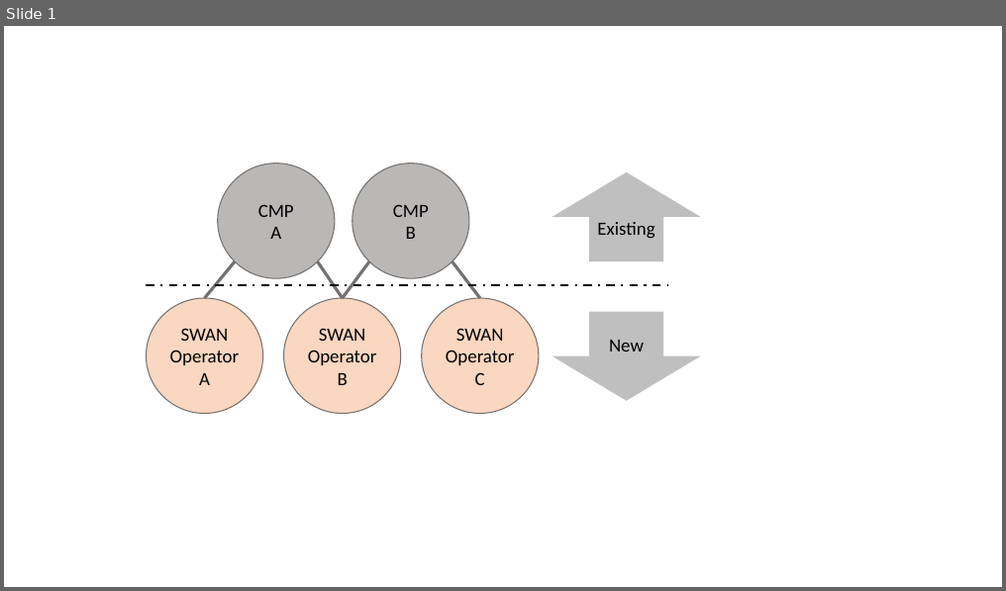
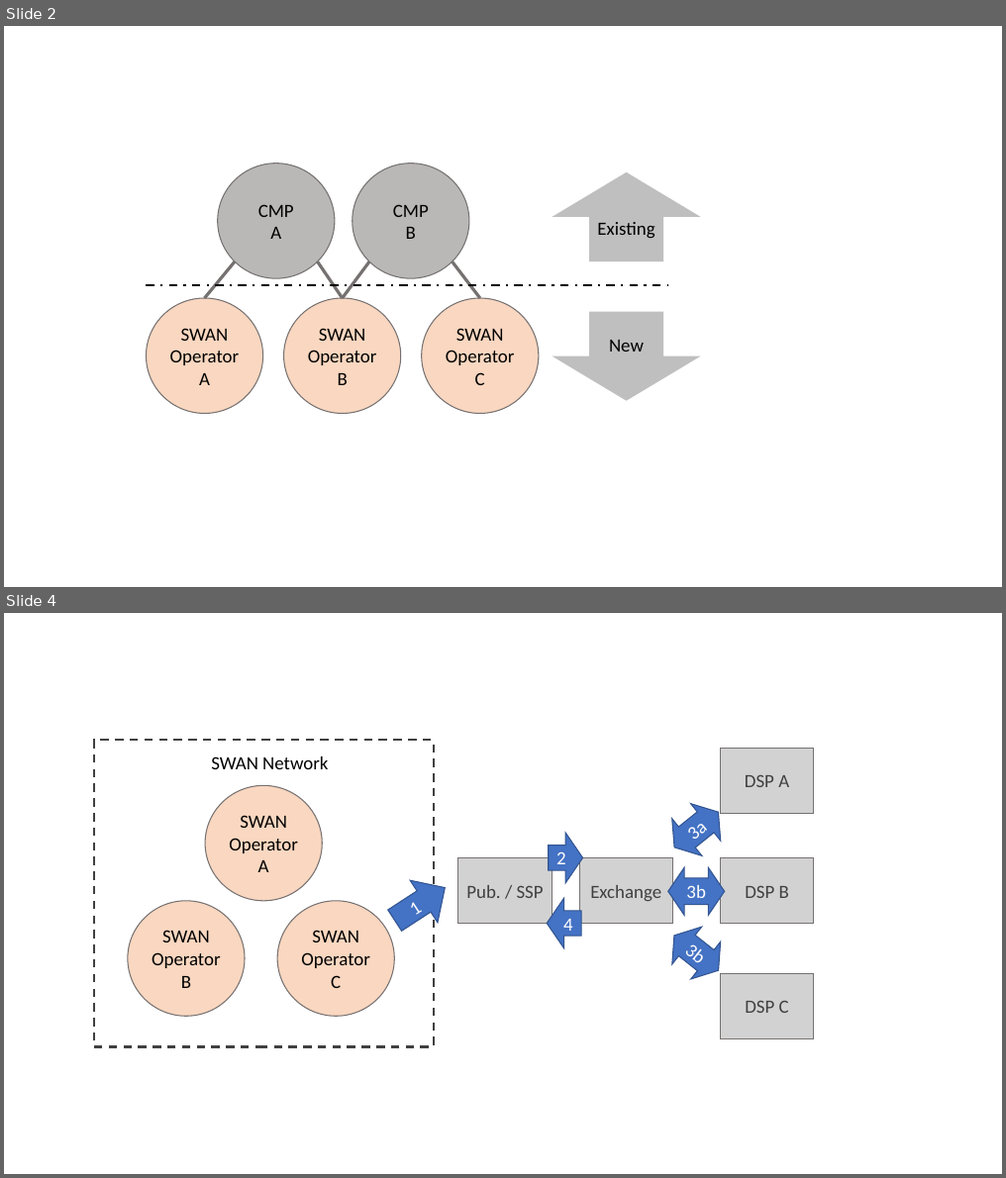
Before and after one commit to SWAN-community/swan, a slide deck: diagrams.pptx. Shown one above the other, each under a label of ours: slide 1 before the commit, slides 2 and 4 after it; the slides between them are not shown. The pictures are 1006x591 and 1006x1178 pixels, drawn with LibreOffice and Linux fonts; fonts in the diff are those of the drawing. Boxes give left, top, right and bottom in pixels: in the first picture for what was removed or moved away, otherwise in the second. Text is boxed around its words. In the diff, an @@ line names an element or a change of style, - is before the commit and + after.

```diff
--- a/diagrams.pptx
+++ b/diagrams.pptx
@@ slide 4 added at (x1=4, y1=613, x2=1002, y2=1174), background #FFFFFF @@
@@ rectangle added at (x1=94, y1=741, x2=433, y2=1048), outline #404040 2 pt dashed @@
@@ text added at (x1=211, y1=757, x2=328, y2=769), 18 pt, text #000000 @@
+SWAN Network
@@ ellipse added at (x1=205, y1=786, x2=322, y2=901), fill #F4B183 at 50% opacity, outline #767171 1 pt, 18 pt, text #000000 @@
+SWAN
+Operator
+A
@@ left right arrow added at (x1=659, y1=794, x2=733, y2=866), fill #4472C4, outline #325491 1 pt, 18 pt, text #FFFFFF @@
+3a
@@ right arrow added at (x1=548, y1=833, x2=583, y2=883), fill #4472C4, outline #325491 1 pt, 18 pt, text #FFFFFF @@
+2
@@ right arrow added at (x1=381, y1=866, x2=459, y2=942), fill #4472C4, outline #325491 1 pt, 18 pt, text #FFFFFF @@
+1
@@ left right arrow added at (x1=668, y1=867, x2=724, y2=916), fill #4472C4, outline #325491 1 pt, 18 pt, text #FFFFFF @@
+3b
@@ ellipse added at (x1=128, y1=901, x2=245, y2=1017), fill #F4B183 at 50% opacity, outline #767171 1 pt, 18 pt, text #000000 @@
+SWAN
+Operator
+B
@@ ellipse added at (x1=277, y1=901, x2=394, y2=1017), fill #F4B183 at 50% opacity, outline #767171 1 pt, 18 pt, text #000000 @@
+SWAN
+Operator
+C
@@ left arrow added at (x1=547, y1=898, x2=581, y2=949), fill #4472C4, outline #325491 1 pt, 18 pt, text #FFFFFF @@
+4
@@ left right arrow added at (x1=659, y1=917, x2=733, y2=990), fill #4472C4, outline #325491 1 pt, 18 pt, text #FFFFFF @@
+3b
@@ group added at (x1=458, y1=748, x2=814, y2=1039): 5 rectangles @@
+Pub. / SSP
+Exchange
+DSP A
+DSP B
+DSP C
@@ what was slide 1 is now slide 2 @@
```
Also in this commit, not shown: 3 other slides added, 14 other files.
